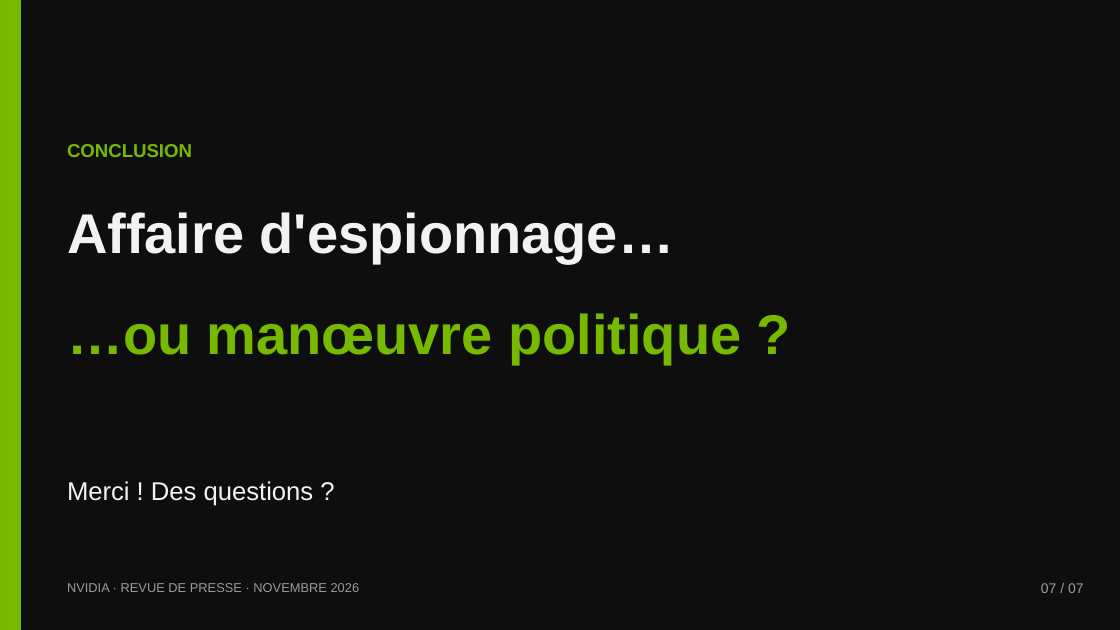
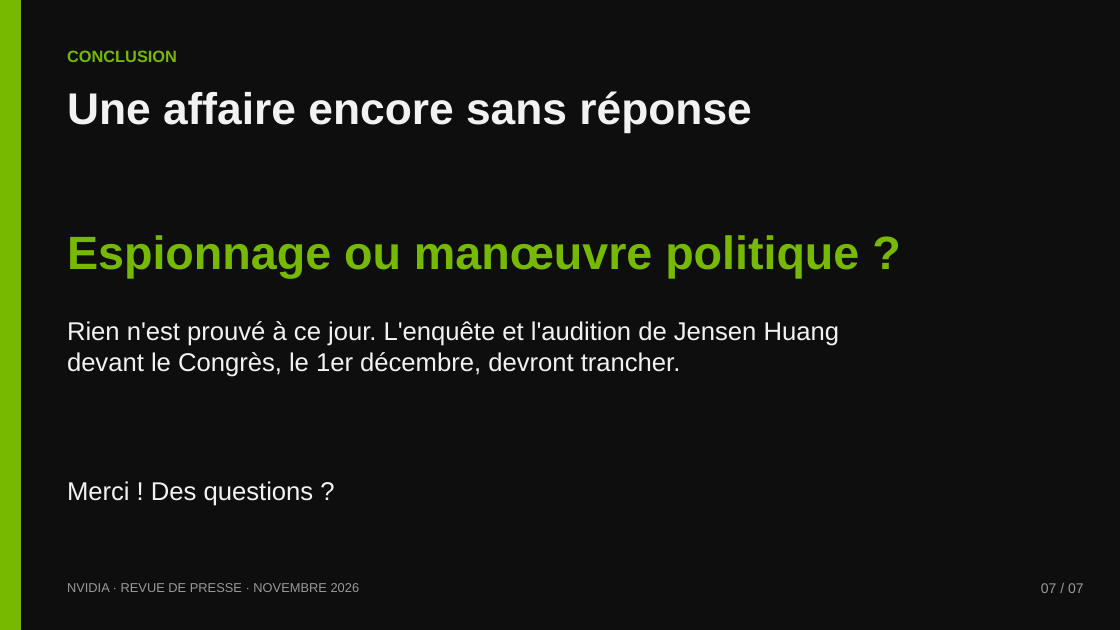
Before and after one commit to dehamnaadam-hue/Encole, a slide deck: slide 7 of nvidia/Nvidia-revue-de-presse.pptx. Drawn at 1120x630 pixels with LibreOffice and Linux fonts; fonts in the diff are those of the drawing. Boxes give left, top, right and bottom in pixels: in the first picture for what was removed or moved away, otherwise in the second. Text is boxed around its words. In the diff, an @@ line names an element or a change of style, - is before the commit and + after.

```diff
--- a/nvidia/Nvidia-revue-de-presse.pptx
+++ b/nvidia/Nvidia-revue-de-presse.pptx
@@ text "CONCLUSION": place and size @@
-text "CONCLUSION" at box(67, 144, 192, 157)
+text "CONCLUSION" at box(67, 50, 177, 62)
@@ text "CONCLUSION" at box(67, 50, 177, 62): size 16 to 14 pt @@
@@ text at box(67, 91, 751, 132): text changed; size 48 to 38 pt @@
-Affaire d'espionnage…
+Une affaire encore sans réponse
@@ text at box(67, 235, 859, 278): text changed; size 48 to 40 pt @@
-…ou manœuvre politique ?
+Espionnage ou manœuvre politique ?
@@ text added at box(67, 321, 840, 377), 22 pt, text #F2F2F2 @@
+Rien n'est prouvé à ce jour. L'enquête et l'audition de Jensen Huang
+devant le Congrès, le 1er décembre, devront trancher.
```
Also in this commit, not shown: 1 other slide changed, 1 other file.
